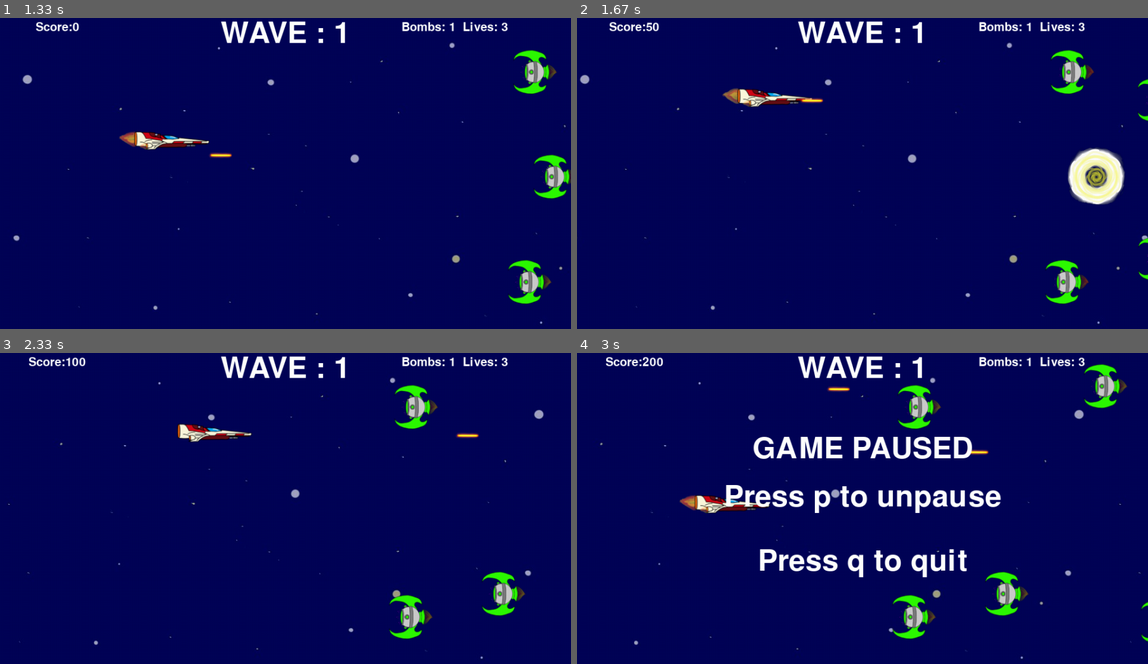
Above: before the commit, frames 1-4 (two rows, left to right).
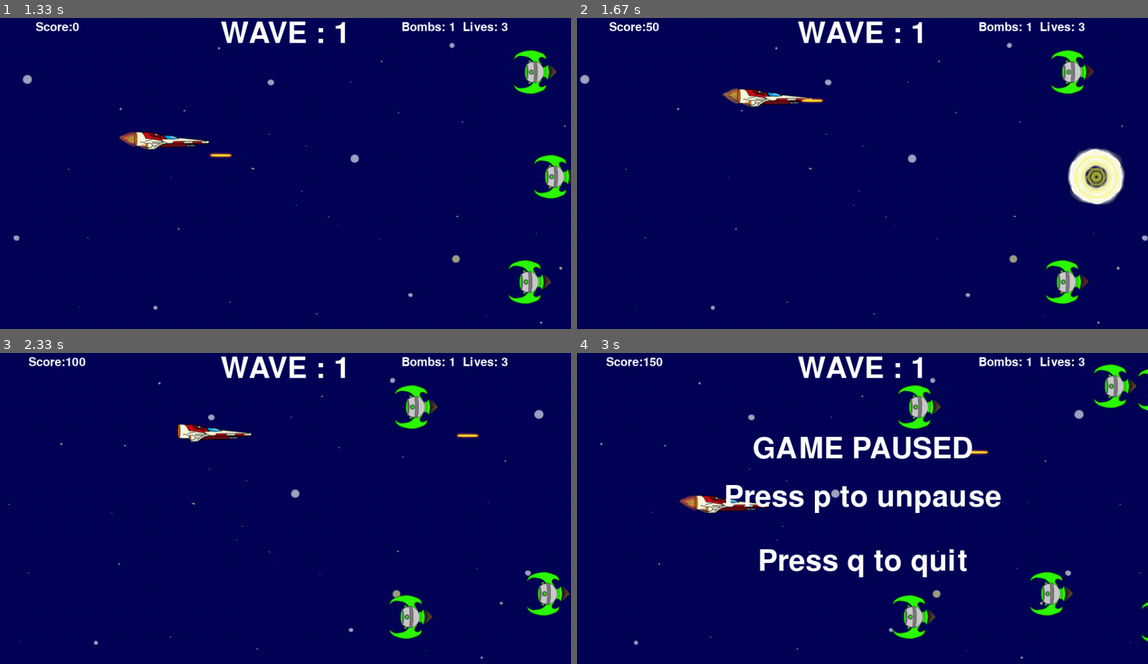
Above: after the commit, the same moments.

Repository: Demi-hero/UoN_Game_Project
Game: pygame game, started from Main.py
Same seed, same stepped clock (60 frames per second), same inputs: the game is played once before the commit and once after it.
Inputs:
- Up to frame 1 (1.33 s): tap Space at 0.33, 1.28 s; hold Right 0.67-1.13 s; hold Up from 1.22 s (still down)
- Up to frame 2 (1.67 s): release Up at 1.52 s; hold Right from 1.55 s (still down); tap Space at 1.62 s
- Up to frame 3 (2.33 s): tap Space at 1.92, 2.12 s; release Right at 2.02 s; hold Left from 2.05 s (still down)
- Up to frame 4 (3 s): tap Space at 2.42, 2.68 s; release Left at 2.58 s; hold Down 2.62-2.92 s; tap P at 2.95 s

Frame 1 is identical in both runs. In frame 2, less than 0.1% of the frame differs, in the area x 98-100%, y 19-85%; in frame 3, 1.1%; in frame 4, 2.0%, in the area x 5-100%, y 1-85%.

Commit message:
Re-org and re-comment
Re-organised the code so common elements are together (like collisions, clearing elements as the leave the screen, etc)
Updated the comments so they now reflect the various updates
Cleared some redundant code

Diff:
--- a/gamedata.py
+++ b/gamedata.py
@@ -3,8 +3,8 @@
 import time
 from random import randint
 from random import randrange
+
 # constants for the screen
-
 WIDTH = 960
 HEIGHT = 540
 BORDER = 10
@@ -44,34 +44,25 @@
     animated_sprite = [pyg.image.load(os.path.join("images", "hero_side1.png")).convert_alpha(),
                pyg.image.load(os.path.join("images", "hero_side2.png")).convert_alpha(),
                pyg.image.load(os.path.join("images", "hero_side3.png")).convert_alpha()]
-    # this is the x-coordinate offset of the animated image, to account for it being longer due to the thrusters
-#    animation_offset_x = ln - animated_sprite[0].get_width()
 
     def __init__(self):
-        pyg.sprite.Sprite.__init__(self)
-        self.ln = self.sprite.get_width()
-        self.ht = self.sprite.get_height()
+        # sprite stuff, setting image and rectangle
+        pyg.sprite.Sprite.__init__(self)
         self.image = self.sprite
         self.rect = self.image.get_rect()
-        # change to a rect?
-        # self.radius = 100
+        # flag to hide the player image when player is killed
         self.hidden = False
         self.hide_timer = pyg.time.get_ticks()
-
         # initialises starting position on the board.
         self.x_new = self.rect.x = BORDER
         self.y_new = self.rect.y = HEIGHT//2 - self.ht
         self.speed = 4
-        # self.hitbox = pyg.Rect(self.x, self.y, self.ln, self.ht)
-
         # animation loop - as it increments up, different images of the sprite are drawn, resulting in animation
         self.animation_loop = 0
-
         # x-axis velocity, used to determine whether to animate thrusters
         self.x_vel = 0
         self.altering_name = False
         self.player_name = ''
-
 
     def move(self, x_dir, y_dir):
         # takes the direction of movement from the event handler, multiplies by speed
@@ -84,13 +75,14 @@
         self.x_vel = x_dir
         self.x_new = self.rect.x + (x_dir * velocity)
         self.y_new = self.rect.y + (y_dir * velocity)
+
+    def update(self):
         # checks if the new positions are in the play area, and updates if they are
-
-    def update(self):
         if (self.x_new > BORDER) and (self.x_new < (WIDTH//2)):
             self.rect.x = self.x_new
         if (self.y_new > BORDER) and (self.y_new < HEIGHT-BORDER-self.ht):
             self.rect.y = self.y_new
+        # if the player gets killed, hidden flag is true - hides player image, and resets position to starting point
         if self.hidden and pyg.time.get_ticks() - self.hide_timer > 1000:
             self.hidden = False
             self.x_new = self.rect.x = BORDER
@@ -107,11 +99,12 @@
                 self.animation_loop = 0
 
     def hide(self):
-        # hide the player temporarily
+        # hide the player temporarily when the player is killed
         self.hidden = True
         self.hide_timer = pyg.time.get_ticks()
         self.rect.center = (WIDTH / 2, HEIGHT + 200)
 
+    # logic for getting the user's name for the highscore board
     def update_name(self, new_letter="", delete=0):
         if not delete:
             self.player_name += new_letter
@@ -138,38 +131,44 @@
 
 
 class Alien(pyg.sprite.Sprite):
+    # loading the alien sprite and getting it's dimensions
     sprite = pyg.image.load(os.path.join("images", "enemy2.png")).convert_alpha()
     ln = sprite.get_width()
     ht = sprite.get_height()
-    # loading the alien sprite and getting it's dimensions
     animated_sprite = [pyg.image.load(os.path.join("images", "enemy1.png")).convert_alpha(),
               pyg.image.load(os.path.join("images", "enemy2.png")).convert_alpha(),
               pyg.image.load(os.path.join("images", "enemy3.png")).convert_alpha()]
 
     def __init__(self, main):
-        pyg.sprite.Sprite.__init__(self)
+        # pass main to alien, so it can access the player position and add alien bullets to the groups
         self.main = main
+        # the sprite stuff, to get its image, rectangle and radius (for collision detection)
+        pyg.sprite.Sprite.__init__(self)
         self.image = self.sprite
         self.rect = self.image.get_rect()
+        self.radius = 20
+        # sets the alien's position on the right of the screen, at a random y coordinate
         self.rect.x = WIDTH + self.ln + randint(1, 100)
         self.rect.y = randint(BORDER, HEIGHT - BORDER - self.ht)
-        self.radius = 20
         # alien velocity
         self.vx = -2
         self.vy = 1
-        # spawn rate - the SMALLER the number, the MORE OFTEN they spawn
+        # spawn rate/fire rate - the SMALLER the number, the MORE OFTEN they spawn/fire
         self.spawn_rate = 100
         self.fire_rate = 300
         self.animation_loop = 0
+        # this is logic for the smart alien that tracks player movement
         self.smart = randint(1,10)
         self.width_limit = WIDTH*0.8
 
     def collide(self, sprite_group):
+        # collision detection only for when spawning new aliens, so they don't overlap
         if pyg.sprite.spritecollide(self, sprite_group, False):
             self.rect.x += self.ln * randint(2, 5)
             self.collide(sprite_group)
 
     def shoot(self, rate):
+        # aliens fire based on fire_rate, adds alien bullets to the groups
         if (randint(1, rate) == 1) and (self.rect.x < WIDTH):
             albull = AlBullet(self.rect.x, (self.rect.y + self.ht // 2))
             self.main.alienbullets.add(albull)
@@ -181,6 +180,7 @@
         # reseting animation loop as only has three images to cycle through
         if self.animation_loop >= 9:
             self.animation_loop = 0
+        # if its a smart alien, tracks player movement and fires
         if self.smart == 10:
             if self.rect.x > self.width_limit:
                 self.rect.x += self.vx
@@ -189,6 +189,7 @@
             elif self.rect.y > self.main.player.rect.y:
                 self.rect.y -= self.vy
             self.shoot(self.fire_rate//3)
+        # if its a dumb alien, just flies left and fires (less often)
         else:
             self.rect.x += self.vx
             self.shoot(self.fire_rate)
@@ -196,7 +197,7 @@
 
 
 class AlBullet(Bullet):
-
+    # inherits most stuff from bullet, but moves right to left, and is slower
     def __init__(self, x, y):
         Bullet.__init__(self)
         self.rect.x = x
@@ -258,7 +259,6 @@
 
     def update(self):
         if (time.time() - self.starttime)//1 == 3 and not self.spawned:
-            print("I should spawn a power up")
             # generate a random number between 1 and however many
             self.power_up = self.powers_dict[randint(1, 2)]
             self.image = self.power_up[0]
@@ -267,14 +267,12 @@
             self.rect.y = randint(BORDER, HEIGHT-BORDER-self.power_up[2])
             self.spawned = True
         elif (time.time() - self.starttime)//1 == 10:
-            print("I despawn a power up")
             self.starttime = time.time()
             self.image = self.powers_dict[0]
             self.rect.x = 0
             self.rect.y = 0
             self.spawned = False
 
-
     def extra_life(self):
         self.main.lives += 1
 
